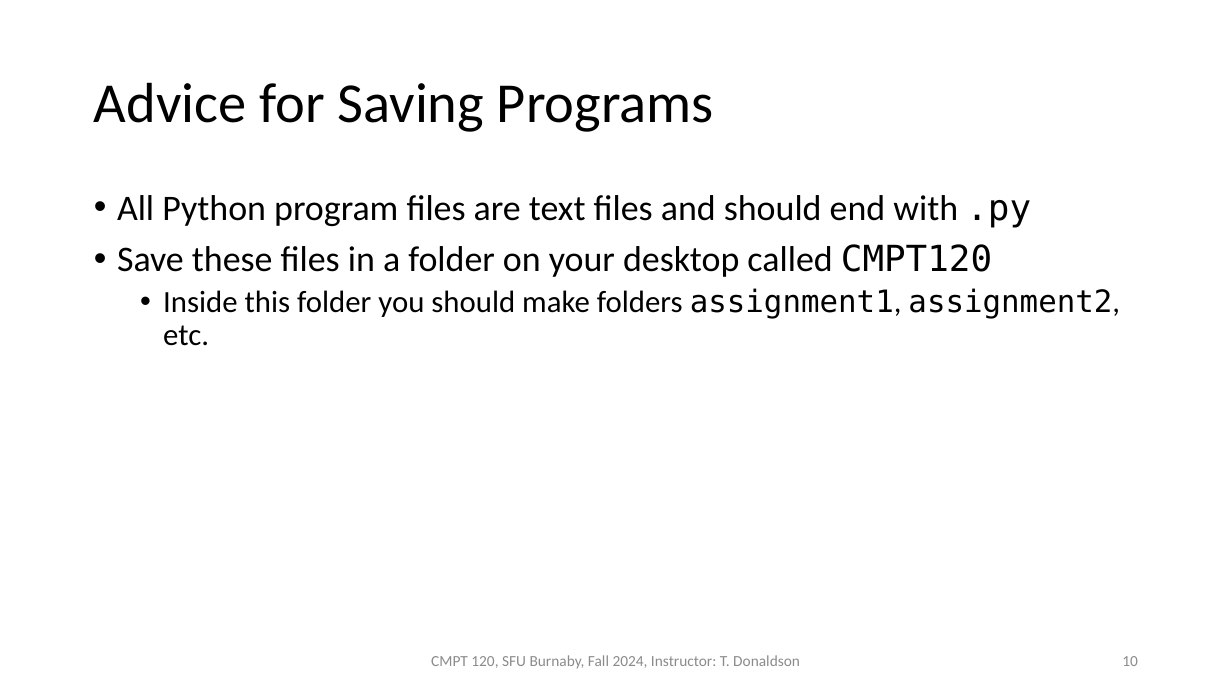
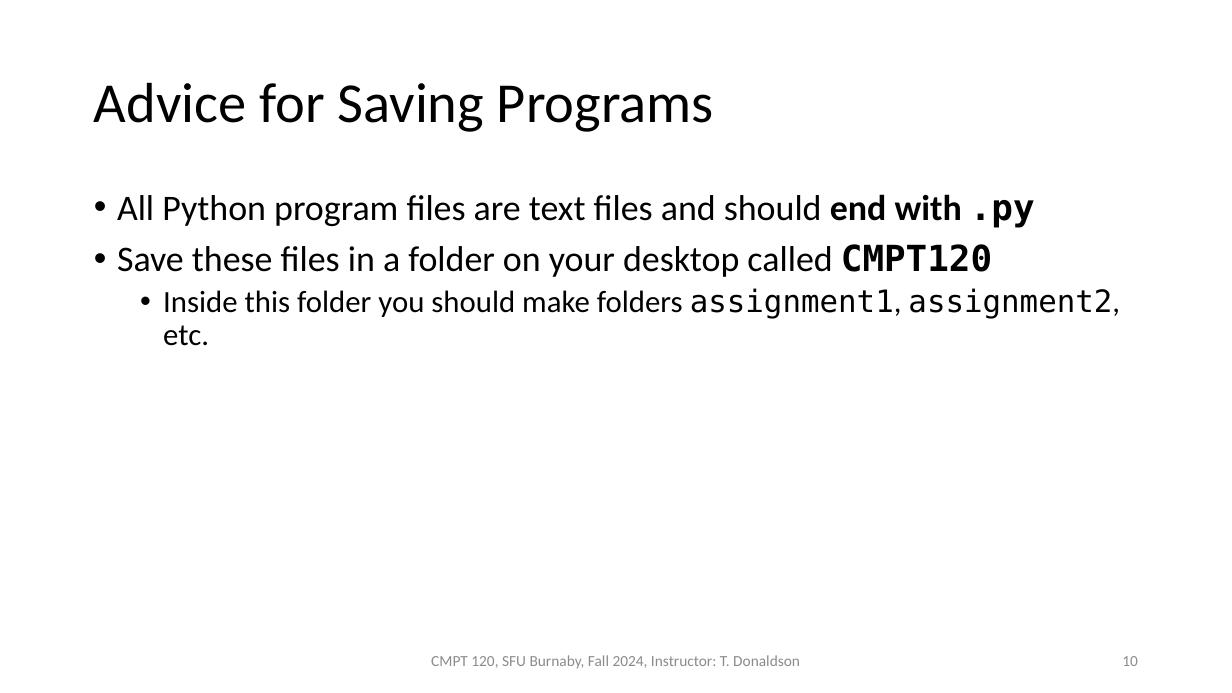
Before and after one commit to tjd1234/cmpt120spring2026, a slide deck: slide 10 of lecture_notes/introduction/introduction3.pptx. Drawn at 1232x693 pixels with LibreOffice and Linux fonts; fonts in the diff are those of the drawing. Boxes give left, top, right and bottom in pixels: in the first picture for what was removed or moved away, otherwise in the second. Text is boxed around its words. In the diff, an @@ line names an element or a change of style, - is before the commit and + after.

```diff
--- a/lecture_notes/introduction/introduction3.pptx
+++ b/lecture_notes/introduction/introduction3.pptx
@@ text at (117, 194, 1035, 277): bold on in "end with .py", "CMPT120" @@
```
Also in this commit, not shown: 4 other slides changed, 12 other files.
